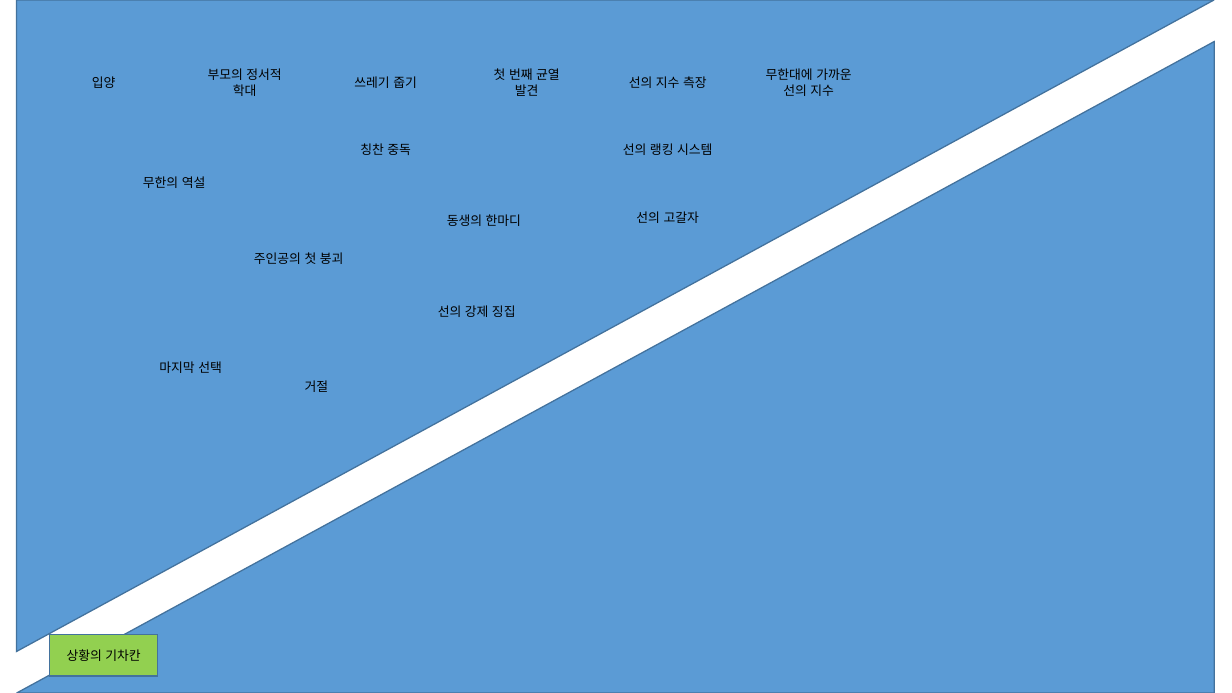
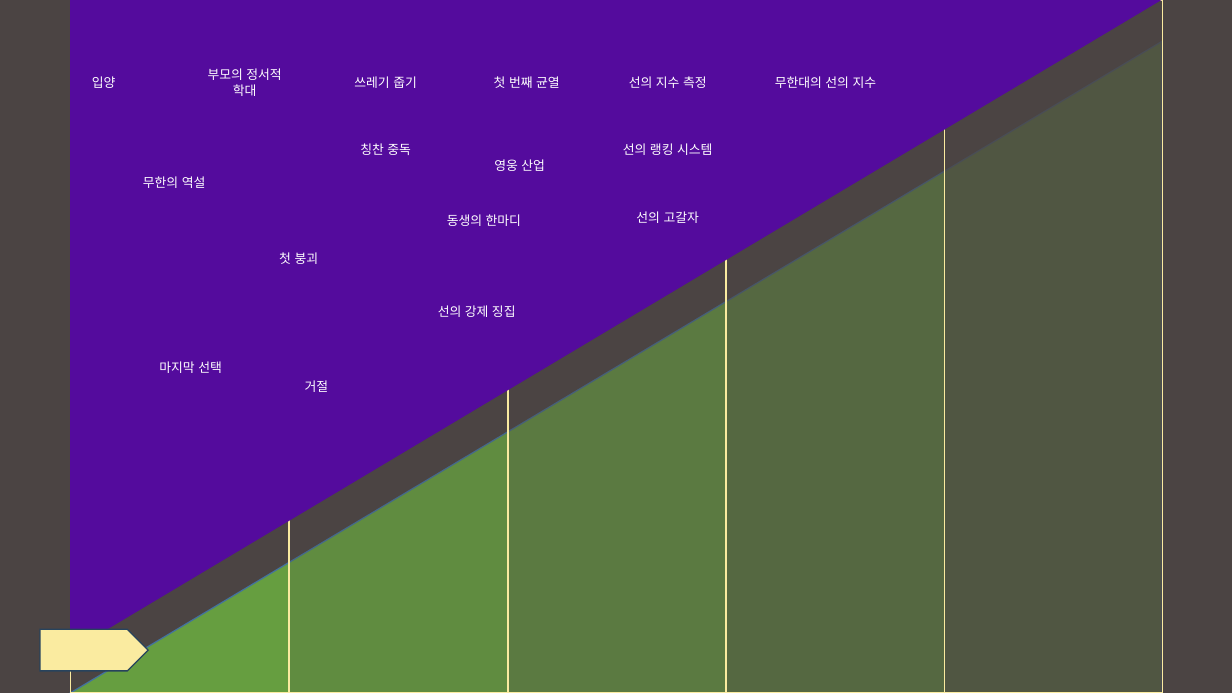
Before and after one commit to ysooj/Gihoek_3, a slide deck: slide 2 of [실습](3.27) 상황의 기차칸.pptx. Drawn at 1232x693 pixels with LibreOffice and Linux fonts; fonts in the diff are those of the drawing. Boxes give left, top, right and bottom in pixels: in the first picture for what was removed or moved away, otherwise in the second. Text is boxed around its words. In the diff, an @@ line names an element or a change of style, - is before the commit and + after.

```diff
--- a/[실습](3.27) 상황의 기차칸.pptx
+++ b/[실습](3.27) 상황의 기차칸.pptx
@@ background #FFFFFF to #4B4443 @@
@@ triangle resized from (x1=17, y1=0, x2=1214, y2=652) to (x1=70, y1=0, x2=1162, y2=652) @@
@@ triangle at (x1=70, y1=0, x2=1162, y2=652): fill #5B9BD5 to #540B9D; outline #43739E 1 pt to none @@
@@ rectangle added at (x1=70, y1=0, x2=288, y2=693), outline #FAEBA0 1 pt @@
@@ rectangle added at (x1=289, y1=0, x2=507, y2=693), fill #4B4443 at 20% opacity, outline #FAEBA0 1 pt @@
@@ rectangle added at (x1=508, y1=0, x2=726, y2=693), fill #4B4443 at 40% opacity, outline #FAEBA0 1 pt @@
@@ rectangle added at (x1=726, y1=0, x2=945, y2=693), fill #4B4443 at 60% opacity, outline #FAEBA0 1 pt @@
@@ rectangle added at (x1=945, y1=0, x2=1163, y2=693), fill #4B4443 at 80% opacity, outline #FAEBA0 1 pt @@
@@ triangle resized from (x1=17, y1=42, x2=1214, y2=693) to (x1=70, y1=42, x2=1162, y2=693) @@
@@ triangle at (x1=70, y1=42, x2=1162, y2=693): fill #5B9BD5 to #669E40 @@
@@ text at (x1=494, y1=76, x2=560, y2=88): text changed; text colour #000000 to #FFFFFF @@
-첫 번째 균열 발견
+첫 번째 균열
@@ text at (x1=629, y1=76, x2=707, y2=88): text changed; text colour #000000 to #FFFFFF @@
-선의 지수 측장
+선의 지수 측정
@@ text at (x1=775, y1=76, x2=877, y2=88): text changed; text colour #000000 to #FFFFFF @@
-무한대에 가까운 선의 지수
+무한대의 선의 지수
@@ text added at (x1=494, y1=159, x2=545, y2=171), 10 pt, text #FFFFFF @@
+영웅 산업
@@ text at (x1=279, y1=252, x2=319, y2=264): text changed; text colour #000000 to #FFFFFF @@
-주인공의 첫 붕괴
+첫 붕괴
@@ text colour #000000 to #FFFFFF in 11 elements at (x1=354, y1=76, x2=417, y2=88), (x1=208, y1=68, x2=281, y2=96), (x1=92, y1=76, x2=116, y2=88), (x1=360, y1=143, x2=411, y2=155), (x1=623, y1=143, x2=712, y2=155), (x1=636, y1=211, x2=699, y2=223), (x1=438, y1=305, x2=516, y2=317), (x1=447, y1=214, x2=521, y2=226), (x1=143, y1=176, x2=206, y2=188), (x1=159, y1=361, x2=222, y2=373), (x1=305, y1=380, x2=329, y2=392) @@
@@ pentagon arrow added at (x1=40, y1=629, x2=148, y2=671), fill #FAEBA0, outline #28445D 1 pt @@
@@ rectangle removed at (x1=50, y1=635, x2=158, y2=677) @@
-상황의 기차칸
```
Also in this commit, not shown: 4 slides added.
